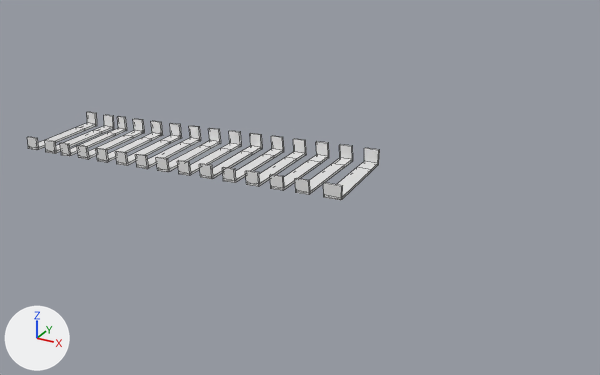
Two versions of the FBX model Assets/FBX/Bridge.fbx, one commit apart.
Rendered twice from a camera (50 mm lens) standing at (27.7, -49.2, 28.5) and looking at (-0.5, 2.1, 2.9). The lights are fixed; the arrows at lower left show +X, +Y and +Z. Mesh edges are drawn as thin lines. Where no turn or scale is listed for an object, it has been applied to the vertices.
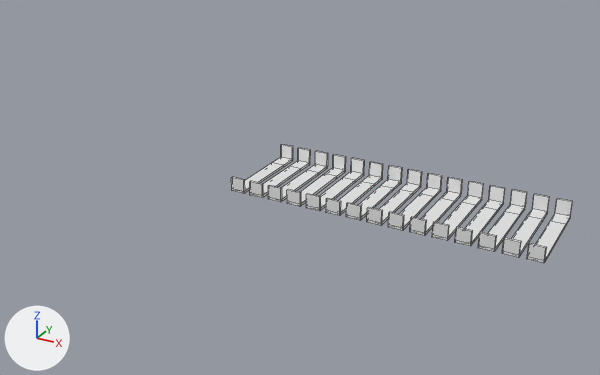
Where the newer file only moved an object's origin or applied its transform, the numbers keep the older frame.

The change, as a diff of the scene's bpy script:
```diff
--- a/Assets/FBX/Bridge.fbx.py
+++ b/Assets/FBX/Bridge.fbx.py
@@ me_cube_001 @@
 # used by ob_cube; location = (-2.34, 4.92, 9.78)
-me_cube_001.from_pydata(...)  # 420 vertices, 390 faces; spans x -22.6..7.2, y -6.8..0.6, z -6.9..-4.1
+me_cube_001.from_pydata(...)  # 420 vertices, 390 faces; spans x -1.3..21.5, y -7.5..-0.2, z -6.1..-4.8
+# me_cube_001 part 1: the loose piece of 28 vertices spanning x -22.6..-21.3, y -6.8..0.5, z -6.9..-5.7 is multiplied about its middle by the matrix ((1.0, -0.023, -0.013), (0.023, 1.0, -0.002), (0.013, 0.001, 1.0)), then moved by (21.2, -0.7, 0.9)
+# me_cube_001 part 2: the loose piece of 28 vertices spanning x -20.5..-19.2, y -6.8..0.5, z -6.9..-5.6 is multiplied about its middle by the matrix ((1.0, -0.023, -0.013), (0.023, 1.0, -0.002), (0.013, 0.001, 1.0)), then moved by (20.7, -0.7, 0.8)
+# me_cube_001 part 3: the loose piece of 28 vertices spanning x -18.8..-17.8, y -6.8..0.5, z -6.8..-5.5 is scaled about its middle by (1.16, 1, 0.998), then moved by (20.6, -0.7, 0.7)
+# me_cube_001 part 4: the loose piece of 28 vertices spanning x -16.9..-15.8, y -6.8..0.5, z -6.7..-5.4 is moved by (20.2, -0.7, 0.6)
+# me_cube_001 part 5: the loose piece of 28 vertices spanning x -14.9..-13.7, y -6.8..0.5, z -6.6..-5.3 is moved by (19.7, -0.7, 0.5)
+# me_cube_001 part 6: the loose piece of 28 vertices spanning x -12.8..-11.7, y -6.8..0.5, z -6.5..-5.2 is moved by (19.2, -0.7, 0.4)
+# me_cube_001 part 7: the loose piece of 28 vertices spanning x -10.8..-9.7, y -6.8..0.5, z -6.3..-5.0 is moved by (18.8, -0.7, 0.2)
+# me_cube_001 part 8: the loose piece of 28 vertices spanning x -8.7..-7.6, y -6.8..0.5, z -6.2..-4.9 is moved by (18.3, -0.7, 0.1)
+# me_cube_001 part 9: the loose piece of 28 vertices spanning x -6.7..-5.6, y -6.8..0.5, z -6.1..-4.8 is moved by (17.8, -0.7, 0.0)
+# me_cube_001 part 10: the loose piece of 28 vertices spanning x -4.6..-3.5, y -6.8..0.5, z -5.9..-4.7 is moved by (17.3, -0.7, -0.1)
+# me_cube_001 part 11: the loose piece of 28 vertices spanning x -2.6..-1.5, y -6.8..0.5, z -5.8..-4.5 is moved by (16.8, -0.7, -0.3)
+# me_cube_001 part 12: the loose piece of 28 vertices spanning x -0.6..0.6, y -6.8..0.6, z -5.7..-4.4 is moved by (16.3, -0.7, -0.4)
+# me_cube_001 part 13: the loose piece of 28 vertices spanning x 1.5..2.6, y -6.8..0.6, z -5.6..-4.3 is moved by (15.8, -0.8, -0.5)
+# me_cube_001 part 14: the loose piece of 28 vertices spanning x 3.5..4.7, y -6.8..0.6, z -5.4..-4.2 is moved by (15.3, -0.8, -0.6)
+# me_cube_001 part 15: 28 of 420 vertices moved; they spanned x 5.7..7.2, y -6.8..0.6, z -5.3..-4.1 and now span x 20.4..21.5, y -7.5..-0.2, z -6.1..-4.8; mean shift (14.6, -0.8, -0.7); largest move (5.7, 0.6, -4.1) -> (20.4, -0.2, -4.8)
 me_cube_001.materials.append(mat_material)
```

Where the change shows, as pixel boxes (x1, y1, x2, y2) in the pictures (600 x 375 px; the box of a moved part takes in the faces that stretch with it):
'Cube', reshaped (35% taller)
    before: (27, 112, 380, 200)
    after: (231, 144, 573, 263)
part 1 of me_cube_001, moved or reshaped
    before: (27, 112, 97, 150)
    after: (231, 144, 293, 194)
part 2 of me_cube_001, moved or reshaped
    before: (45, 115, 114, 154)
    after: (250, 148, 311, 198)
part 3 of me_cube_001, moved or reshaped
    before: (60, 116, 127, 156)
    after: (268, 151, 328, 202)
part 4 of me_cube_001, moved or reshaped
    before: (77, 119, 145, 159)
    after: (287, 155, 346, 207)
part 5 of me_cube_001, moved or reshaped
    before: (96, 121, 163, 163)
    after: (306, 158, 365, 211)
part 6 of me_cube_001, moved or reshaped
    before: (115, 123, 182, 166)
    after: (326, 162, 383, 216)
part 7 of me_cube_001, moved or reshaped
    before: (135, 126, 201, 169)
    after: (346, 165, 403, 221)
part 8 of me_cube_001, moved or reshaped
    before: (156, 128, 221, 172)
    after: (367, 169, 422, 225)
part 9 of me_cube_001, moved or reshaped
    before: (177, 131, 242, 176)
    after: (388, 173, 442, 231)
part 10 of me_cube_001, moved or reshaped
    before: (199, 133, 263, 179)
    after: (410, 177, 463, 236)
part 11 of me_cube_001, moved or reshaped
    before: (222, 136, 284, 183)
    after: (432, 181, 484, 241)
part 12 of me_cube_001, moved or reshaped
    before: (245, 139, 307, 187)
    after: (455, 185, 505, 246)
part 13 of me_cube_001, moved or reshaped
    before: (270, 141, 329, 191)
    after: (478, 190, 527, 252)
part 14 of me_cube_001, moved or reshaped
    before: (295, 144, 353, 195)
    after: (502, 194, 550, 257)
part 15 of me_cube_001, moved or reshaped
    before: (323, 148, 380, 200)
    after: (527, 198, 573, 263)
